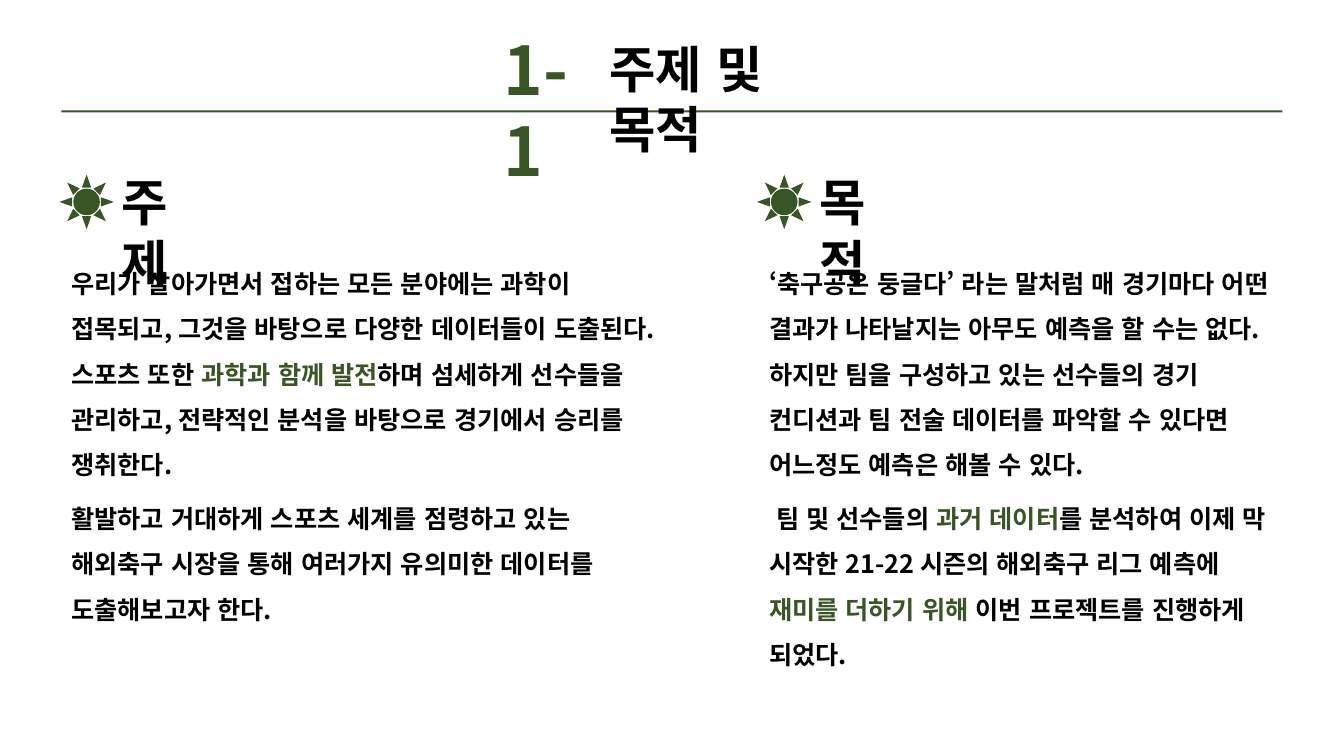
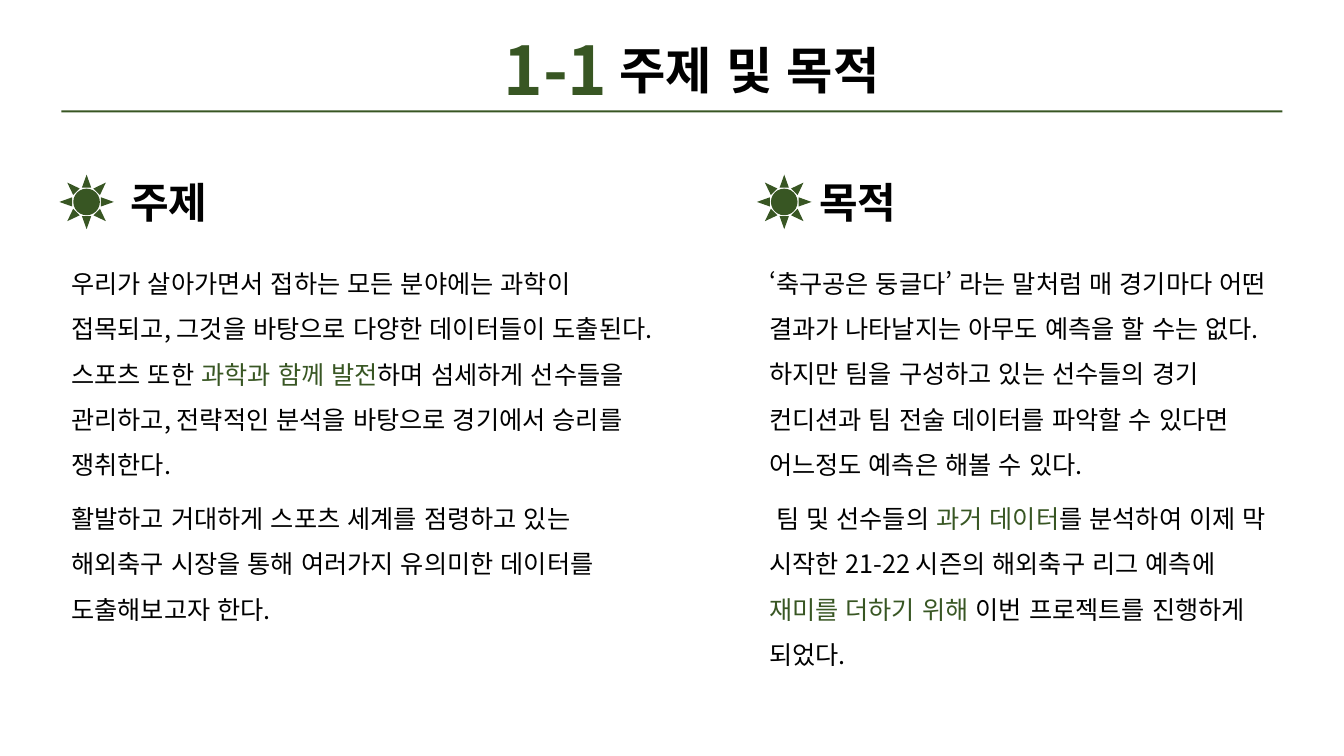
Before and after one commit to Gray116/BigData_Academy_1, a slide deck: slide 5 of 00_Projects/김설웅_개인프로젝트.pptx. Drawn at 1344x756 pixels with LibreOffice and Linux fonts; fonts in the diff are those of the drawing. Boxes give left, top, right and bottom in pixels: in the first picture for what was removed or moved away, otherwise in the second. Text is boxed around its words. In the diff, an @@ line names an element or a change of style, - is before the commit and + after.

```diff
--- a/00_Projects/김설웅_개인프로젝트.pptx
+++ b/00_Projects/김설웅_개인프로젝트.pptx
@@ text "1-1" rewrapped from bbox=[503, 45, 567, 176] to bbox=[503, 45, 607, 112] @@
@@ text "주제 및 목적" rewrapped from bbox=[609, 45, 762, 153] to bbox=[619, 46, 880, 94] @@
@@ text "주제" at bbox=[130, 182, 207, 222]: size 36 to 30 pt @@
@@ text "주제": place and size @@
-text "주제" at bbox=[122, 181, 168, 295]
+text "주제" at bbox=[130, 182, 207, 222]
@@ text "목적" at bbox=[819, 183, 896, 222]: size 36 to 30 pt @@
@@ text "우리가 살아가면서 접하는 모든 분야에는 ..." at bbox=[71, 272, 653, 621]: bold off @@
@@ text "‘축구공은 둥글다’ 라는 말처럼 매 ..." at bbox=[769, 271, 1266, 666]: bold off @@
```
Also in this commit, not shown: 21 other slides changed, 1 slide removed, 40 other files.
